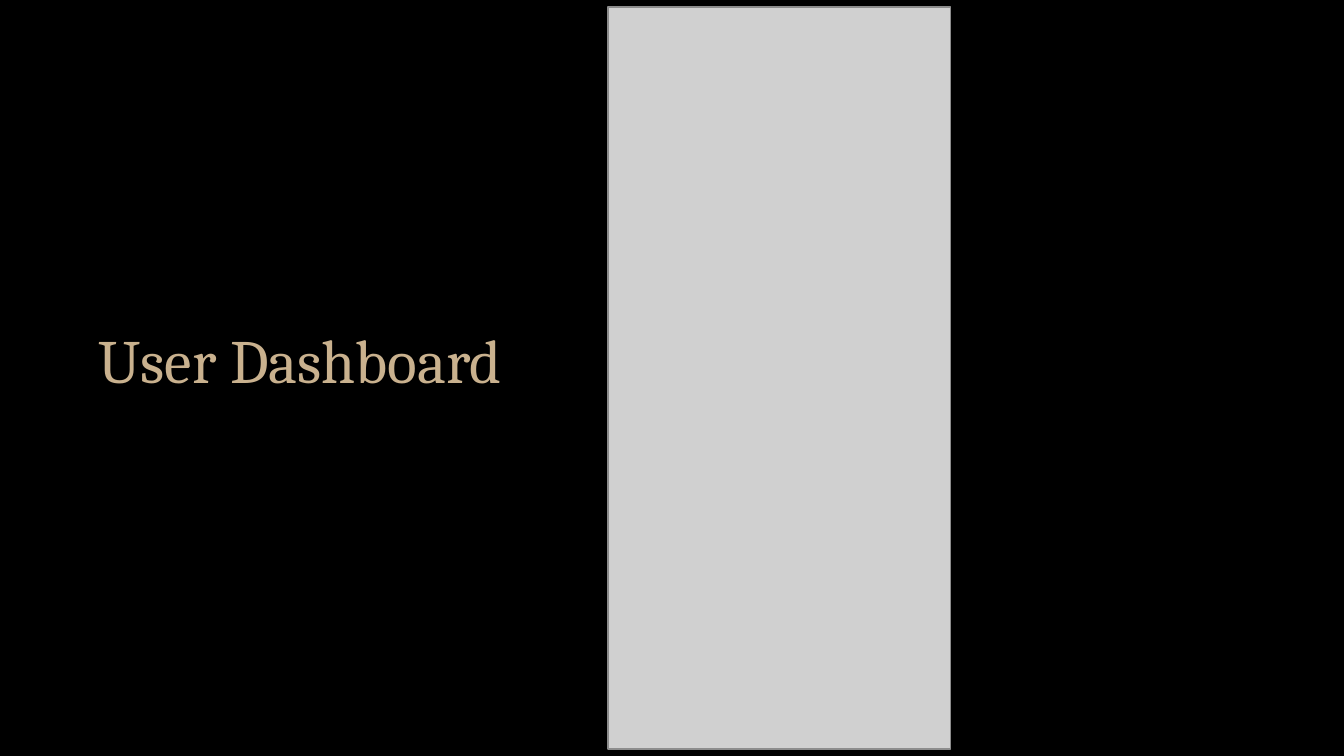
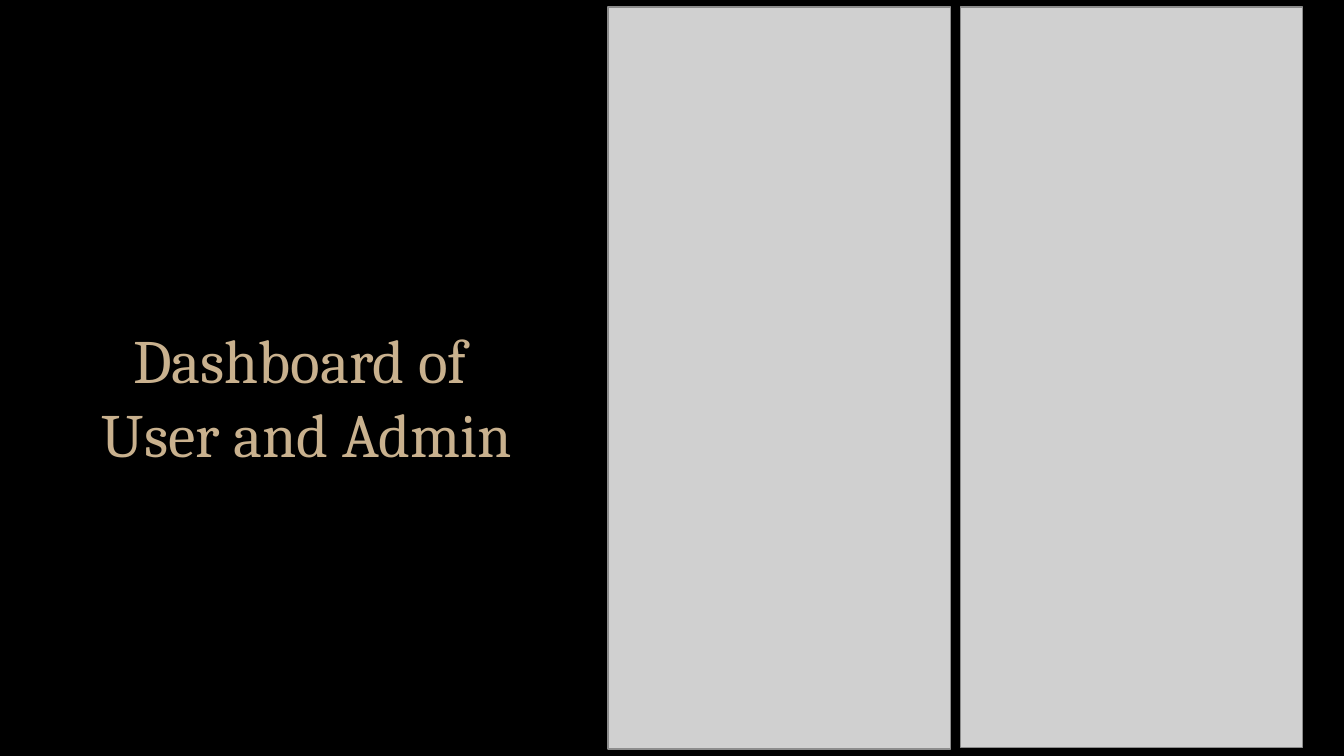
Before and after one commit to rajesh1480/Mini---Project, a slide deck: slide 14 of Mini2.0.pptx. Drawn at 1344x756 pixels with LibreOffice and Linux fonts; fonts in the diff are those of the drawing; grey boxes stand for pictures; background and template pictures are left out. Boxes give left, top, right and bottom in pixels: in the first picture for what was removed or moved away, otherwise in the second. Text is boxed around its words. In the diff, an @@ line names an element or a change of style, - is before the commit and + after.

```diff
--- a/Mini2.0.pptx
+++ b/Mini2.0.pptx
@@ picture added at box(961, 7, 1302, 747) @@
@@ title at box(102, 339, 512, 458): text changed @@
-User Dashboard
+Dashboard of
+User and Admin
```
Also in this commit, not shown: 3 other slides changed, 3 slides added.
